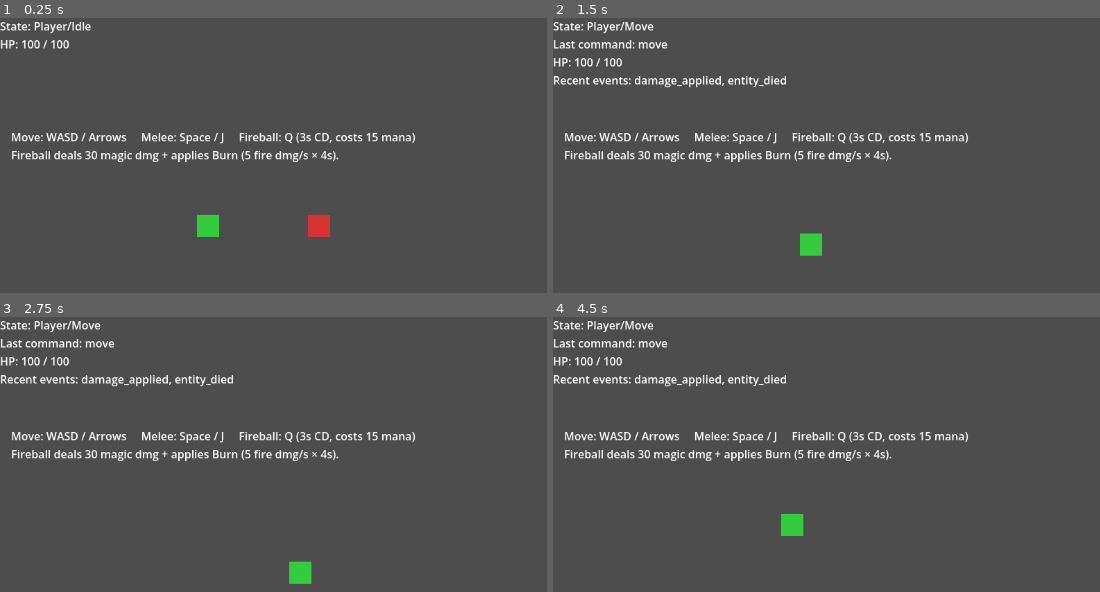
Above: before the commit, frames 1-4 (two rows, left to right).
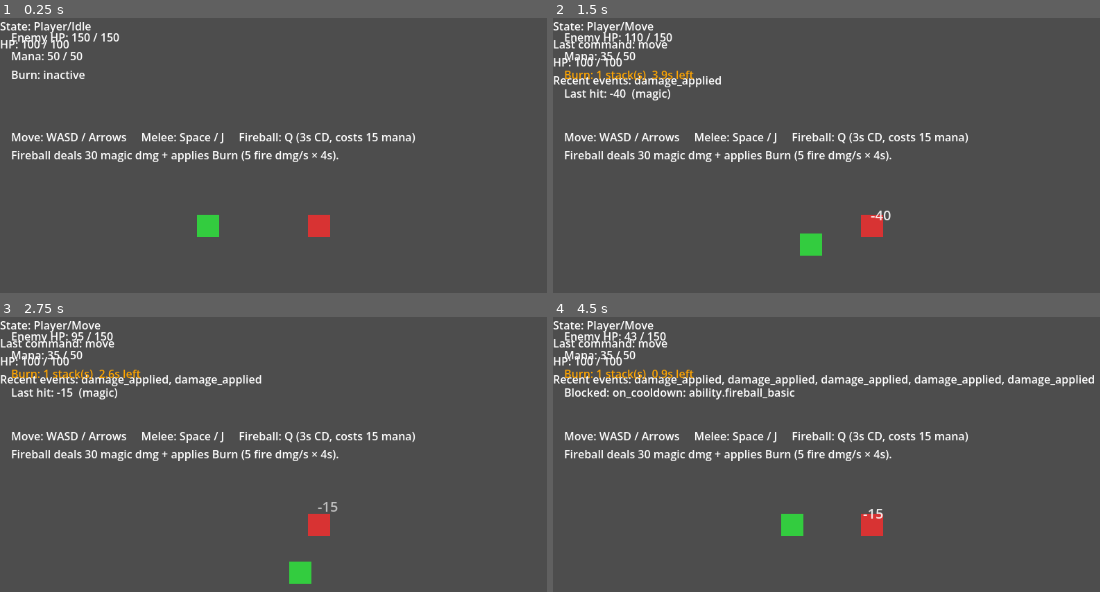
Above: after the commit, the same moments.

Repository: xiaofeiqiu/mkit
Game: Godot game, scene res://game/demo/bootstrap.tscn
The game is run twice, just before and just after one commit, with the same random seed, the same clock (stepped at 60 frames per second) and the same inputs.
Inputs:
- Up to frame 1 (0.25 s): no input
- Up to frame 2 (1.5 s): tap Enter at 0.5 s; hold D 0.53-1.28 s; tap J at 0.6 s; tap Space at 0.77 s; hold S from 1.28 s (still down); tap Q at 1.35 s
- Up to frame 3 (2.75 s): tap Space at 1.52 s; release S at 2.03 s; hold D from 2.03 s (still down); tap J at 2.1 s
- Up to frame 4 (4.5 s): release D at 2.78 s; hold W 2.78-3.53 s; tap Q at 2.85, 4.35 s; tap Space at 3.02, 3.77 s; hold A from 3.53 s (still down); tap J at 3.6 s

The runs differ from the first frame. In frame 1, 0.7% of the frame differs, in the area x 2-22%, y 5-23%; in frame 2, 1.7%; in frame 3, 1.8%; in frame 4, 3.1%, in the area x 2-99%, y 5-80%.

Commit message:
feat: cooldown

Diff:
--- a/game/demo/entities/enemy/enemy.tscn
+++ b/game/demo/entities/enemy/enemy.tscn
@@ -23,12 +23,12 @@
 script = ExtResource("2_stats")
 base_stats = {
 "defense": 0.0,
-"max_hp": 30.0
+"max_hp": 150.0
 }
 
 [node name="HealthComponent" type="Node" parent="Components"]
 script = ExtResource("3_health")
-current_hp = 30.0
+current_hp = 150.0
 destroy_on_death = true
 
 [node name="HurtboxComponent" type="Area2D" parent="Components"]
--- a/game/demo/phase2_ability_slice.gd
+++ b/game/demo/phase2_ability_slice.gd
@@ -8,6 +8,13 @@
 
 @onready var player: Node = $Player
 @onready var enemy: Node = $Enemy
+@onready var _hp_label: Label = $HUD/StatsPanel/EnemyHP
+@onready var _mana_label: Label = $HUD/StatsPanel/PlayerMana
+@onready var _burn_label: Label = $HUD/StatsPanel/BurnStatus
+@onready var _last_damage_label: Label = $HUD/StatsPanel/LastDamage
+@onready var _dmg_number_layer: CanvasLayer = $DamageNumbers
+
+var _enemy_sec: StatusEffectController = null
 
 
 func _ready() -> void:
@@ -15,10 +22,18 @@
 	_register_player_abilities()
 	_connect_events()
 
+	_enemy_sec = enemy.get_node_or_null("Controllers/StatusEffectController") as StatusEffectController
+
 	print("=== Ability Slice ===")
 	print("Move: WASD / Arrows    Melee: Space / J    Fireball: Q")
-	print("Fireball deals 30 magic dmg + applies Burn (5 fire/s for 4s, 3s cooldown).")
-
+	print("Fireball: 30 magic dmg + Burn (5 fire/s × 4s). Cooldown: 3s. Cost: 15 mana.")
+
+
+func _process(_delta: float) -> void:
+	_update_hud()
+
+
+# ── content setup ──────────────────────────────────────────────────────────────
 
 func _register_content() -> void:
 	var registry := ServiceRegistry.get_service("content") as ContentRegistry
@@ -26,7 +41,6 @@
 		push_error("Phase2: ContentRegistry not available")
 		return
 
-	# Burn status: 4s, ticks every 1s for 5 magic fire damage, stacks up to 3
 	var burn_tick := DealDamageEffect.new()
 	burn_tick.effect_id = "effect.burn_tick"
 	burn_tick.base_amount = 5.0
@@ -46,7 +60,6 @@
 	burn.effects_on_tick = burn_ticks
 	registry.register_resource(burn)
 
-	# Fireball: 30 magic fire damage, also applies burn
 	var fireball_dmg := DealDamageEffect.new()
 	fireball_dmg.effect_id = "effect.fireball_damage"
 	fireball_dmg.base_amount = 30.0
@@ -99,39 +112,117 @@
 			sec.status_removed.connect(_on_status_removed)
 
 
+# ── HUD ────────────────────────────────────────────────────────────────────────
+
+func _update_hud() -> void:
+	# Enemy HP
+	if enemy != null and is_instance_valid(enemy):
+		var health := enemy.get_node_or_null("Components/HealthComponent") as HealthComponent
+		if health != null:
+			_hp_label.text = "Enemy HP: %.0f / %.0f" % [health.current_hp, health.get_max_hp()]
+	else:
+		_hp_label.text = "Enemy: dead"
+
+	# Player Mana
+	if player != null:
+		var pool := player.get_node_or_null("Components/ResourcePoolComponent") as ResourcePoolComponent
+		if pool != null:
+			_mana_label.text = "Mana: %.0f / %.0f" % [pool.get_current("mana"), pool.get_max_resource("mana")]
+
+	# Burn status with remaining time
+	if _enemy_sec != null and is_instance_valid(_enemy_sec) and _enemy_sec.has_status("status.burn"):
+		var inst: StatusEffectInstance = _enemy_sec.active_statuses.get("status.burn")
+		if inst != null:
+			_burn_label.add_theme_color_override("font_color", Color.ORANGE)
+			_burn_label.text = "Burn: %d stack(s)  %.1fs left" % [inst.stacks, inst.remaining_duration]
+	else:
+		_burn_label.remove_theme_color_override("font_color")
+		_burn_label.text = "Burn: inactive"
+
+
+func _spawn_damage_number(world_pos: Vector2, text: String, color: Color) -> void:
+	var label := Label.new()
+	label.text = text
+	label.add_theme_font_size_override("font_size", 20)
+	label.add_theme_color_override("font_color", color)
+
+	# Convert world → screen (no Camera2D in demo → canvas_transform handles it)
+	var screen_pos: Vector2 = get_viewport().get_canvas_transform() * world_pos
+	screen_pos += Vector2(randf_range(-20, 20), -24)
+	label.position = screen_pos
+
+	_dmg_number_layer.add_child(label)
+
+	var tween := create_tween()
+	tween.set_parallel(true)
+	tween.tween_property(label, "position", label.position + Vector2(0, -48), 1.1)
+	tween.tween_property(label, "modulate:a", 0.0, 1.1)
+	tween.chain().tween_callback(label.queue_free)
+
+
+# ── event handlers ─────────────────────────────────────────────────────────────
+
 func _on_damage_applied(result) -> void:
 	if result == null:
 		return
-	print("[EVENT] damage_applied -> %.1f %s dmg to %s (crit=%s)" % [
+
+	var is_burn_tick: bool = result.damage_type == "magic" and result.element_type == "fire" \
+		and result.source != player
+
+	var color := Color.WHITE
+	if result.was_critical:
+		color = Color.YELLOW
+	elif is_burn_tick:
+		color = Color.ORANGE_RED
+
+	var label_text := "-%d" % int(result.final_amount)
+	if result.was_critical:
+		label_text += " CRIT"
+	elif is_burn_tick:
+		label_text += " burn"
+
+	var target_pos := Vector2(460, 300)
+	if result.target != null and result.target is Node2D:
+		target_pos = (result.target as Node2D).global_position
+	_spawn_damage_number(target_pos, label_text, color)
+
+	_last_damage_label.text = "Last hit: %s  (%s)" % [label_text, result.damage_type]
+
+	print("[DMG] %s  final=%.1f  crit=%s  lethal=%s" % [
+		label_text,
 		result.final_amount,
-		result.damage_type,
-		_node_name(result.target),
-		str(result.was_critical)
+		str(result.was_critical),
+		str(result.was_lethal),
 	])
 
 
 func _on_entity_died(entity_id: String, _ref: Node) -> void:
-	print("[EVENT] entity_died -> %s" % entity_id)
+	print("[EVENT] entity_died → %s" % entity_id)
+	_last_damage_label.text = "💀 %s died" % entity_id
 
 
 func _on_cooldown_started(ability_id: String, duration: float) -> void:
-	print("[ABILITY] cooldown started: %s (%.1fs)" % [ability_id, duration])
+	print("[CD] %s  %.1fs" % [ability_id, duration])
 
 
 func _on_ability_failed(ability_id: String, reason: String) -> void:
-	print("[ABILITY] cast failed: %s — %s" % [ability_id, reason])
+	print("[FAIL] %s — %s" % [ability_id, reason])
+	_last_damage_label.text = "Blocked: %s" % reason
 
 
 func _on_status_applied(status_id: String, stacks: int) -> void:
-	print("[STATUS] applied: %s (stacks=%d)" % [status_id, stacks])
+	print("[STATUS] applied %s  stacks=%d" % [status_id, stacks])
 
 
 func _on_status_ticked(status_id: String) -> void:
-	print("[STATUS] tick: %s" % status_id)
+	print("[STATUS] tick %s" % status_id)
 
 
 func _on_status_removed(status_id: String) -> void:
-	print("[STATUS] removed: %s" % status_id)
+	print("[STATUS] removed %s" % status_id)
+	if status_id == "status.burn":
+		_burn_label.remove_theme_color_override("font_color")
+		_burn_label.text = "Burn: inactive"
 
 
 func _node_name(n: Node) -> String:
--- a/game/demo/phase2_ability_slice.tscn
+++ b/game/demo/phase2_ability_slice.tscn
@@ -27,3 +27,24 @@
 offset_bottom = 240.0
 text = "Move: WASD / Arrows     Melee: Space / J     Fireball: Q (3s CD, costs 15 mana)
 Fireball deals 30 magic dmg + applies Burn (5 fire dmg/s × 4s)."
+
+[node name="StatsPanel" type="VBoxContainer" parent="HUD"]
+offset_left = 16.0
+offset_top = 16.0
+offset_right = 320.0
+offset_bottom = 140.0
+
+[node name="EnemyHP" type="Label" parent="HUD/StatsPanel"]
+text = "Enemy HP: -- / --"
+
+[node name="PlayerMana" type="Label" parent="HUD/StatsPanel"]
+text = "Mana: -- / --"
+
+[node name="BurnStatus" type="Label" parent="HUD/StatsPanel"]
+text = "Burn: inactive"
+
+[node name="LastDamage" type="Label" parent="HUD/StatsPanel"]
+text = ""
+
+[node name="DamageNumbers" type="CanvasLayer" parent="."]
+layer = 10
Not shown, added: addons/mkit/kernel/conditions/builtin/cooldown_ready_condition.gd.uid
Not shown, added: addons/mkit/kernel/effects/builtin/apply_status_effect.gd.uid
Not shown, added: addons/mkit/kernel/effects/builtin/deal_damage_effect.gd.uid
Not shown, added: addons/mkit/kernel/effects/builtin/heal_effect.gd.uid
Not shown, added: addons/mkit/kernel/effects/builtin/spawn_scene_effect.gd.uid
Not shown, added: addons/mkit/modules/abilities/ability_controller.gd.uid
Not shown, added: addons/mkit/modules/abilities/ability_definition.gd.uid
Not shown, added: addons/mkit/modules/abilities/ability_instance.gd.uid
Not shown, added: addons/mkit/modules/health/resource_pool_component.gd.uid
Not shown, added: addons/mkit/modules/status_effects/status_effect_controller.gd.uid
Not shown, added: addons/mkit/modules/status_effects/status_effect_definition.gd.uid
Not shown, added: addons/mkit/modules/status_effects/status_effect_instance.gd.uid
(and 4 more such lines)
